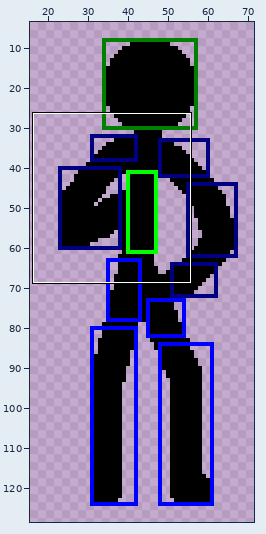
Pixel-art file, stored at animations/金家潘_前进.aseprite. Above, an overview of the earlier version with the close-up marked.
Close-up. Old version:
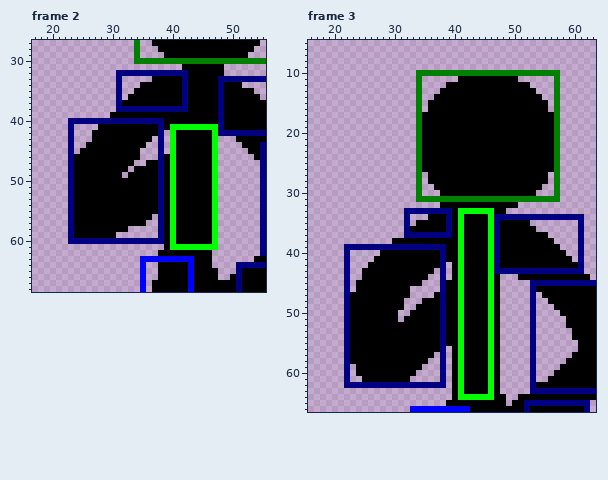
85x130 pixels, 6 frames. Shown: frame 2: x 17..55, y 27..68; frame 3: x 16..63, y 5..66. The wide view leaves out empty margins. The commit also changed other frames or places, which this record leaves out.
And afterwards:
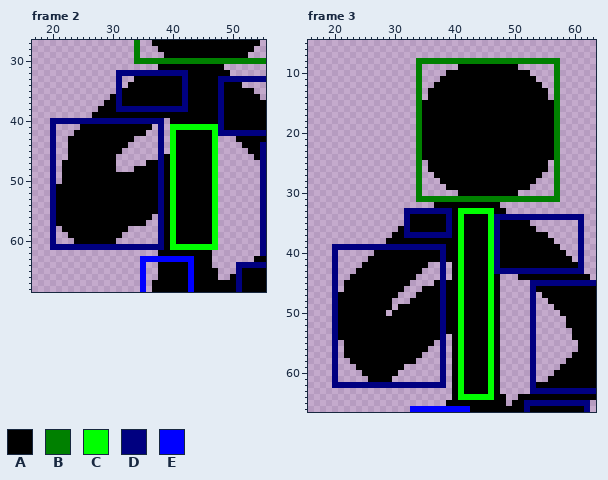
Palette (. is transparent): A #000000  B #008000  C #00ff00  D #000080  E #0000ff
Diff:
Frame 2, layers "碰撞层", "火柴人":
The edit adds colour A in row 31 at x 38 to 41; in row 32 at x 49; in row 33 at x 34 to 36; in row 34 at x 33 to 34; in row 35 at x 32 to 33; in row 36 at x 30 and 32.
The edit adds colour A in row 37 at x 29 to 30; in row 38 at x 28 to 30; in row 39 at x 27 to 29; in row 41 at x 25 to 27; in rows 42 to 43 at x 24 to 26; in row 44 at x 24 to 25.
The edit adds colour A in row 45 at x 24; in rows 47 to 48 at x 22; in row 49 at x 22 and 32; in row 50 at x 22; in rows 51 to 57 at x 21 to 22; in row 58 at x 22.
The edit adds colour A in row 59 at x 31.
Colour D gives way to colour A in rows 43 to 59 at x 23; in row 60 at x 24 to 30.
The edit adds colour D in row 40 at x 20 to 22; in rows 41 to 60 at x 20; in row 61 at x 20 to 38.
The author cleared colour A in row 40 at x 39; in row 41 at x 37 and 39; in row 42 at x 36 to 37; in row 43 at x 34 to 36; in row 44 at x 33 to 35; in row 45 at x 32 to 34.
The author cleared colour A in row 46 at x 31 to 34; in row 47 at x 31 to 33; in row 48 at x 31 to 32.
The author cleared colour D in rows 41 to 42 at x 23; in row 60 at x 23 and 31 to 37.
Frame 3, layers "碰撞层", "火柴人":
The edit adds colour A in row 9 at x 41 to 50; in row 11 at x 38 to 40 and 51 to 53; in row 12 at x 37 to 38 and 53 to 54; in row 13 at x 36 to 37 and 54 to 55; in row 14 at x 36 and 55; in rows 15 to 16 at x 35 and 56.
The edit adds colour A in row 32 at x 37; in row 34 at x 33 to 35; in row 35 at x 33; in row 36 at x 31; in row 37 at x 30 to 31; in row 38 at x 29.
The edit adds colour A in row 40 at x 27; in row 41 at x 26; in row 42 at x 25; in row 43 at x 24; in row 44 at x 23 to 24; in row 45 at x 23 and 37.
The edit adds colour A in row 46 at x 23 and 35 to 37; in row 47 at x 21 and 34 to 36; in row 48 at x 21 and 33 to 34; in row 49 at x 21 and 32 to 33; in row 50 at x 21 and 31 to 32; in row 51 at x 21 and 31.
The edit adds colour A in rows 52 to 54 at x 21.
Colour B gives way to colour A in row 10 at x 39 to 52.
Colour D gives way to colour A in rows 45 to 57 at x 22.
The edit adds colour B in row 8 at x 34 to 57; in row 9 at x 34 and 57.
The edit adds colour D in row 39 at x 20 to 21; in rows 40 to 61 at x 20; in row 62 at x 20 to 21.
The author cleared colour A in rows 25 to 26 at x 35 and 56; in row 27 at x 36 and 55; in row 28 at x 36 to 37 and 54 to 55; in row 29 at x 37 to 38 and 53 to 54; in row 30 at x 38 to 40 and 51 to 53; in row 32 at x 48 to 50.
The author cleared colour A in row 42 at x 36 to 37; in row 43 at x 35 to 36; in row 44 at x 34 to 35; in row 45 at x 33 to 34; in row 46 at x 32; in row 47 at x 31 to 32.
The author cleared colour A in row 48 at x 30 to 31; in row 49 at x 30; in row 50 at x 29; in row 54 at x 39; in row 55 at x 37 and 39; in row 56 at x 36 to 37.
The author cleared colour A in row 57 at x 35 to 36; in row 58 at x 34 to 35; in row 59 at x 32 to 34; in row 60 at x 24 and 31 to 33; in row 61 at x 25 and 30 to 32.
The author cleared colour B in row 10 at x 35 to 38 and 53 to 56.
The author cleared colour D in rows 40 to 44 at x 22; in rows 58 to 61 at x 22.
